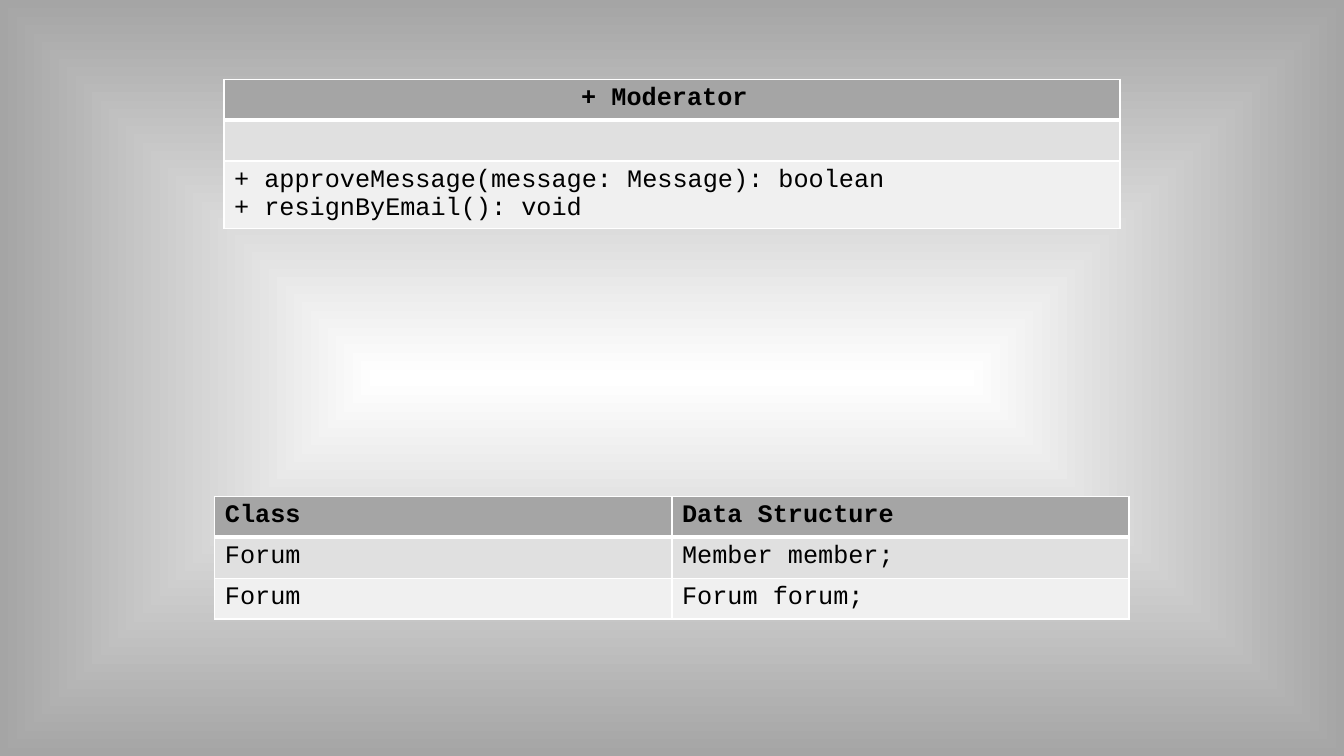
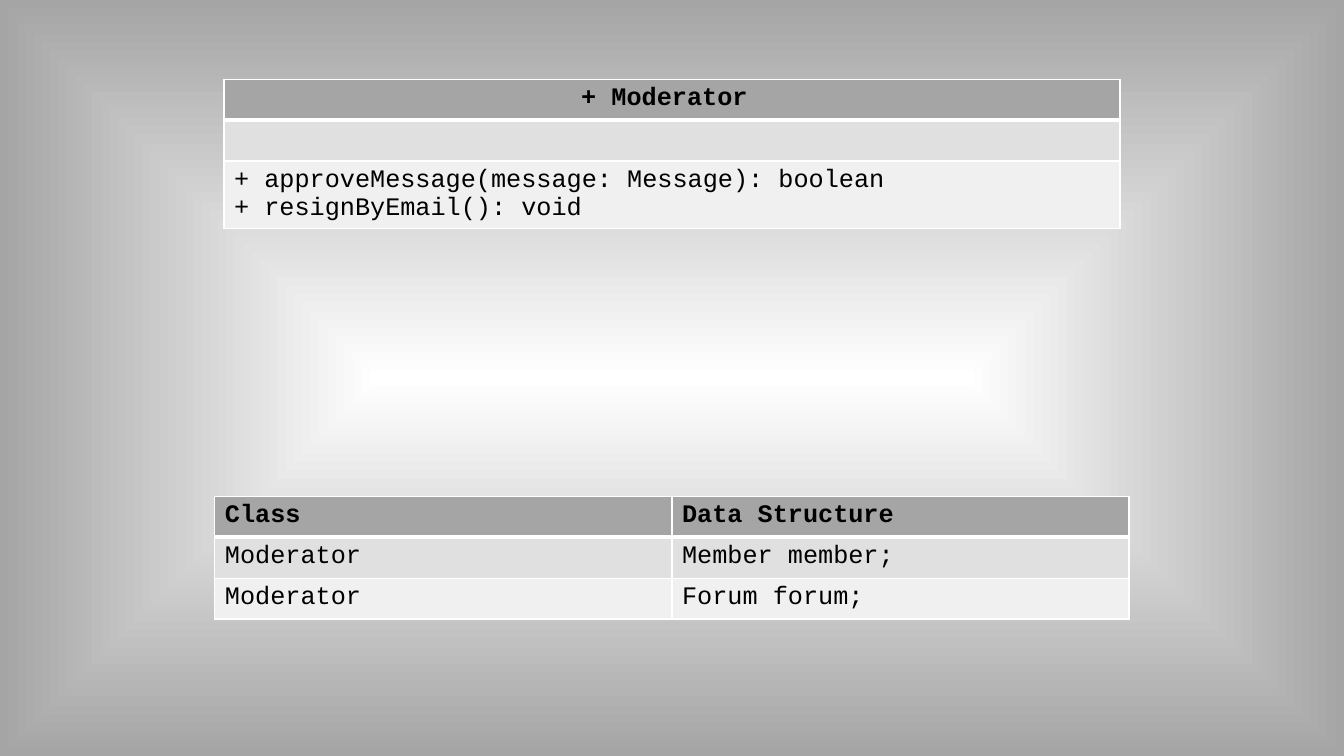
Before and after one commit to MaxHumes/SoftwareMethodologyProjects, a slide deck: slide 6 of UMLAssignment/UML.pptx. Drawn at 1344x756 pixels with LibreOffice and Linux fonts; fonts in the diff are those of the drawing. Boxes give left, top, right and bottom in pixels: in the first picture for what was removed or moved away, otherwise in the second. Text is boxed around its words. In the diff, an @@ line names an element or a change of style, - is before the commit and + after.

```diff
--- a/UMLAssignment/UML.pptx
+++ b/UMLAssignment/UML.pptx
@@ table at (215, 497, 1128, 620) @@
-row 2, column 1: Forum
+row 2, column 1: Moderator
-row 3, column 1: Forum
+row 3, column 1: Moderator
```
Also in this commit, not shown: 2 other slides changed, 3 slides added.
